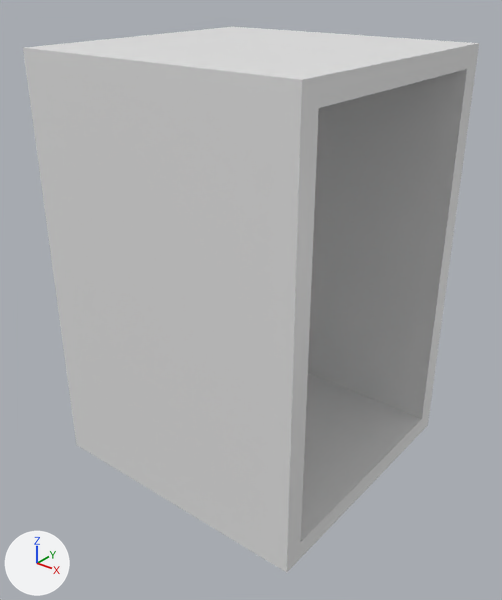
Before and after pictures for a commit that changed the FBX model Assets/Enviro Static Meshes/Meshes/SM_OfficeCabbinet.fbx.
One viewpoint serves both versions: a 50 mm lens placed at (0.44, 0.103, 0.722), pointed at (-0.149, 0.839, 0.265). The lights are fixed; the arrows at lower left show +X, +Y and +Z. Where no turn or scale is listed for an object, it has been applied to the vertices.

The first picture shows 'SM_OfficeCabbinet'.
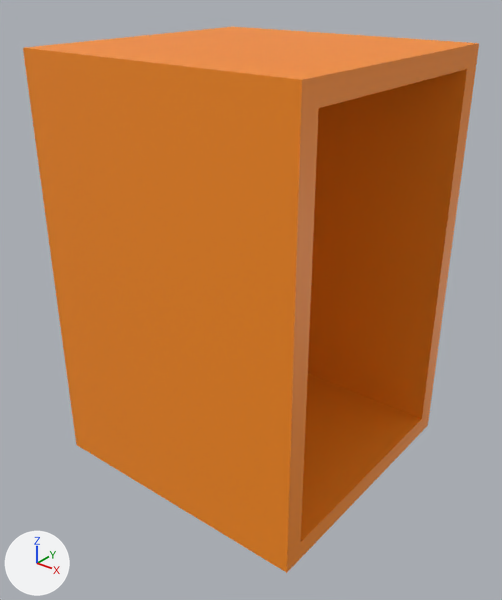
Patch to the scene script:
```diff
--- a/Assets/Enviro Static Meshes/Meshes/SM_OfficeCabbinet.fbx.py
+++ b/Assets/Enviro Static Meshes/Meshes/SM_OfficeCabbinet.fbx.py
@@ img_prop_texture_set01_png @@
+img_prop_texture_set01_png = load_image('Prop_Texture_Set01.png', '../../Materials/Prop_Texture_Set01.png', 64, 64, 'sRGB')
@@ mat_mr_props @@
 mat_mr_props = principled_material('MR_Props')
-mat_mr_props.base_color = (0.8, 0.8, 0.8)  # white #e7e7e7
+mat_mr_props.texture = img_prop_texture_set01_png
@@ me_cube_002 @@
 me_cube_002.from_pydata(...)  # 16 vertices, 28 faces; spans x -0.372..0.059, y 0.654..1.069, z 0.0..0.624
 # used by ob_sm_officecabbinet; location = (0.0, 0.0, 0.0)
+# me_cube_002 part 1: texture (UV) coordinates of 28 of 28 faces, centred in x -0.372..0.059, y 0.654..1.069, z 0.0..0.624, changed; they spanned u 0.38..0.62, v 0.0..0.25 and now span u 0.44..0.44, v 0.19..0.19
 me_cube_002.materials.append(mat_mr_props)
```

Boxes [x1, y1, x2, y2] around the edits, measured in the pictures (502 x 600 px):
'SM_OfficeCabbinet', surface changed (grey to orange): [23, 27, 479, 573] in both
